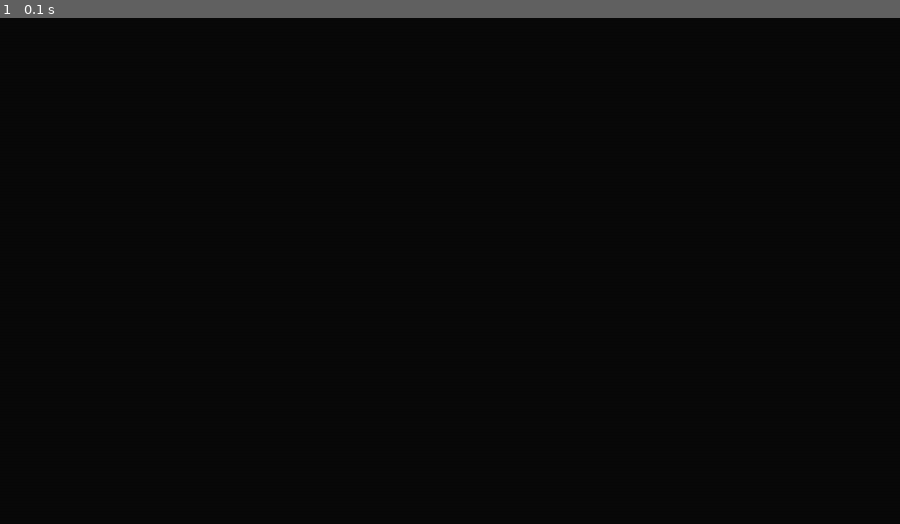
Above: before the commit, frame 1.
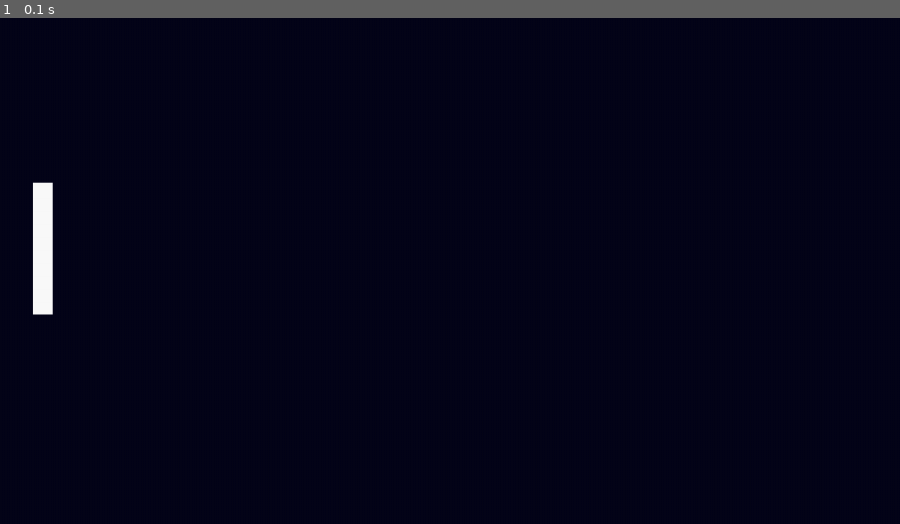
Above: after the commit, the same moment.

Repository: chaveshigor/py-pong
Game: pygame game, started from pong.py
Same seed, same stepped clock (60 frames per second), same inputs: the game is played once before the commit and once after it.
Inputs:
- Up to frame 1 (0.1 s): no input

The runs differ from the first frame. In frame 1, 0.6% of the frame differs, in the area x 3-6%, y 32-59%.

Commit message:
add builder, game, player and pygame classes

Diff:
--- /dev/null
+++ b/lib/builder.py
@@ -0,0 +1,21 @@
+from lib.screen import Screen
+from lib.pygame.engine import Engine
+
+class Builder:
+
+  def __init__(self, engine: Engine):
+    self.engine = engine
+
+  def update_screen(self):
+    engine = self.engine
+    engine.update_screen()
+
+  def render_elements(self, elements_to_render):
+    engine = self.engine
+
+    for element in elements_to_render:
+      engine.draw_rectangle(self.screen, element.screen_position[0], element.screen_position[1], element.width, element.height, element.color)
+
+  def build_screen(self, windows: Screen):
+    engine = self.engine
+    self.screen = engine.set_screen(width=windows.width, height=windows.height, color=windows.color)
--- /dev/null
+++ b/lib/game.py
@@ -0,0 +1,33 @@
+from lib.pygame.engine import Engine
+from lib.pygame.events import Events
+
+from lib.player import Player
+from lib.screen import Screen
+from lib.builder import Builder
+
+class Game:
+
+  def __init__(self):
+    self.game_windows = Screen(width=1366, height=768, color=(5, 5, 25))
+    self.events = Events()
+    self.engine = Engine()
+    self.builder = Builder(engine=self.engine)
+
+  def run(self):
+    events = self.events
+    game_elements = self.game_elements()
+    builder = self.builder
+
+    builder.build_screen(self.game_windows)
+    builder.render_elements(elements_to_render=game_elements)
+    builder.update_screen()
+
+    while True:
+      for event in events.get_event():
+        if event.type == events.quit:
+          events.exit_game()
+
+  def game_elements(self):
+    player_1 = Player(initial_position=(50, 250))
+
+    return [player_1]
--- /dev/null
+++ b/lib/player.py
@@ -0,0 +1,21 @@
+class Player:
+
+  def __init__(self, initial_position):
+    self.shape = 'rectangle'
+    self.color = (250, 250, 250)
+    self.initial_position = initial_position
+    self.width = 30
+    self.height = 200
+    self.location = self.set_location()
+    self.screen_position = (self.initial_position[0], self.initial_position[1])
+
+  def set_location(self):
+    x_initial_position = self.initial_position[0]
+    y_initial_position = self.initial_position[1]
+
+    p1 = (x_initial_position, y_initial_position)
+    p2 = (x_initial_position + self.width, y_initial_position)
+    p3 = (x_initial_position, y_initial_position + self.height)
+    p4 = (x_initial_position + self.width, y_initial_position + self.height)
+
+    self.location = [p1, p2, p3, p4]
--- /dev/null
+++ b/lib/pygame/engine.py
@@ -0,0 +1,20 @@
+import pygame
+from pygame.locals import*
+
+class Engine:
+
+  def __init__(self):
+    pass
+
+  def draw_rectangle(self, screen, x_position: float, y_position: float, width: float, height: float, color: tuple):
+    rectangle = pygame.Rect(x_position, y_position, width, height)
+    pygame.draw.rect(screen, color, rectangle)
+
+  def set_screen(self, width: float, height: float, color: tuple):
+    self.screen = pygame.display.set_mode((width, height))
+    self.screen.fill(color)
+
+    return self.screen
+
+  def update_screen(self):
+    pygame.display.flip()
--- /dev/null
+++ b/lib/pygame/events.py
@@ -0,0 +1,13 @@
+import sys, pygame
+from pygame.locals import*
+
+class Events:
+
+  def __init__(self):
+    self.quit = QUIT
+
+  def get_event(self):
+    return pygame.event.get()
+
+  def exit_game(self):
+    sys.exit(0)
--- a/lib/screen.py
+++ b/lib/screen.py
@@ -1,6 +1,6 @@
 class Screen:
 
-  def __init__(self, width, height, color):
+  def __init__(self, width: float, height: float, color: tuple):
     self.width = width
     self.height = height
     self.color = color
--- a/pong.py
+++ b/pong.py
@@ -1,17 +1,7 @@
-import sys, pygame
-from pygame.locals import*
-from lib.screen import Screen
-
-game_screen = Screen(width=1366, height=768, color=(10, 10, 10))
+from lib.game import Game
 
 def main():
-  screen = pygame.display.set_mode((game_screen.width, game_screen.height))
-  screen.fill(game_screen.color)
-  pygame.display.flip()
-
-  while True:
-    for events in pygame.event.get():
-      if events.type == QUIT:
-        sys.exit(0)
+  game = Game()
+  game.run()
 
 main()
